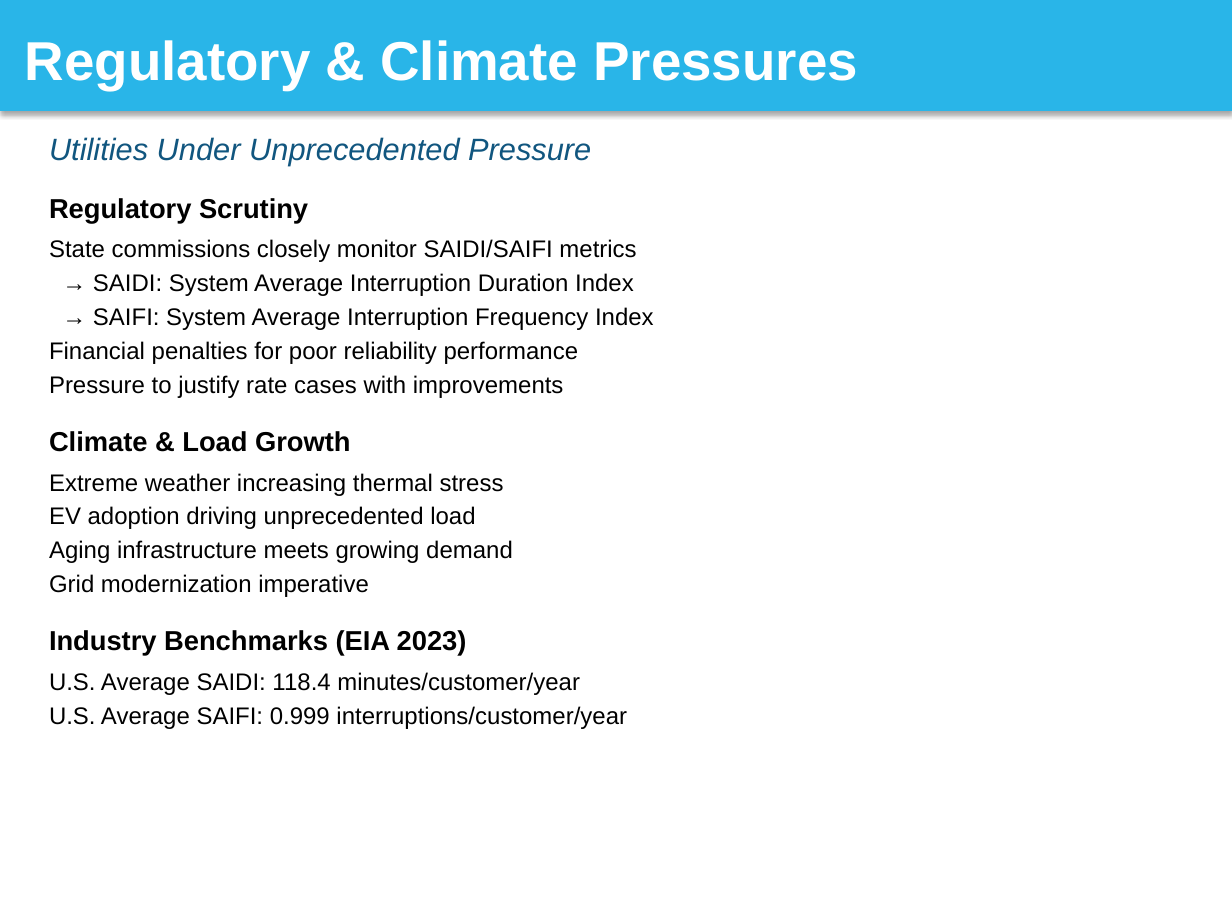
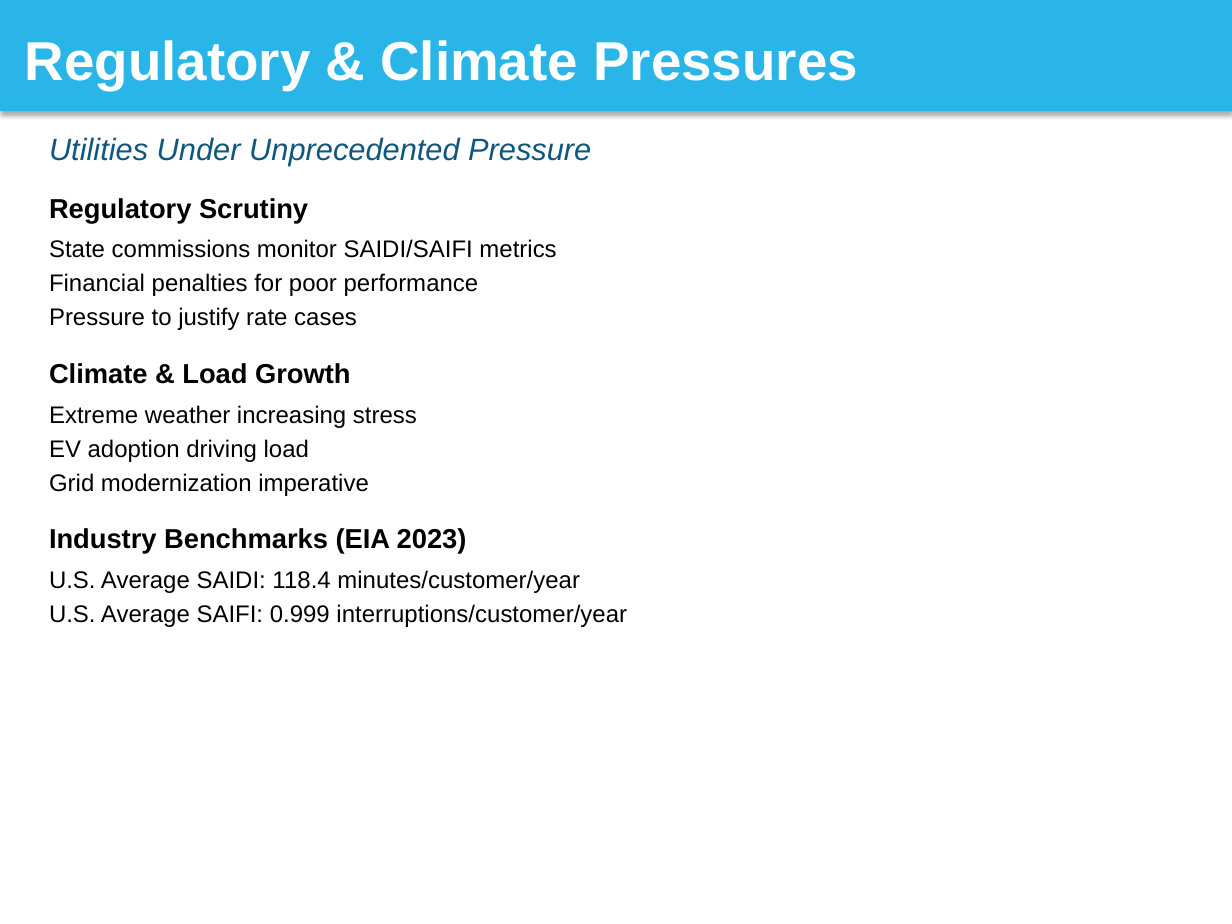
Before and after one commit to sfc-gh-srsubramanian/Utilities-GridReliability-PredictiveMaintenance, a slide deck: slide 3 of solution_presentation/Grid_Reliability_Snowflake_Presentation.pptx. Drawn at 1232x924 pixels with LibreOffice and Linux fonts; fonts in the diff are those of the drawing. Boxes give left, top, right and bottom in pixels: in the first picture for what was removed or moved away, otherwise in the second. Text is boxed around its words. In the diff, an @@ line names an element or a change of style, - is before the commit and + after.

Commit message:
Presentation: Update to complete 30-slide deck
Replaced 5-slide demo with complete presentation:
- All 26 main slides (title through thank you)
- 4 appendix slides (ML details, data model, integration, cost)
- Total: 30 professionally formatted slides
- Snowflake brand colors throughout
- Ready to import to Google Slides

Content covers:
✅ Problem statement (slides 2-3)
✅ Solution overview (slides 4-11)
✅ Business impact (slides 12-13)
✅ Use cases (slides 14-16)
✅ Technical details (slides 17-19)
✅ Differentiators & success story (slides 20-21)
✅ Demo & next steps (slides 22-24)
✅ Q&A & closing (slides 25-26)
✅ Technical appendix (A-D)

File size: 73KB (optimized for upload)

```diff
--- a/solution_presentation/Grid_Reliability_Snowflake_Presentation.pptx
+++ b/solution_presentation/Grid_Reliability_Snowflake_Presentation.pptx
@@ text at bbox=[49, 239, 556, 330]: text changed @@
-State commissions closely monitor SAIDI/SAIFI metrics
-→ SAIDI: System Average Interruption Duration Index
-→ SAIFI: System Average Interruption Frequency Index
-Financial penalties for poor reliability performance
-Pressure to justify rate cases with improvements
+State commissions monitor SAIDI/SAIFI metrics
+Financial penalties for poor performance
+Pressure to justify rate cases
@@ text at bbox=[49, 405, 417, 462]: text changed @@
-Extreme weather increasing thermal stress
-EV adoption driving unprecedented load
-Aging infrastructure meets growing demand
+Extreme weather increasing stress
+EV adoption driving load
```
Also in this commit, not shown: 3 other slides changed, 25 slides added.
